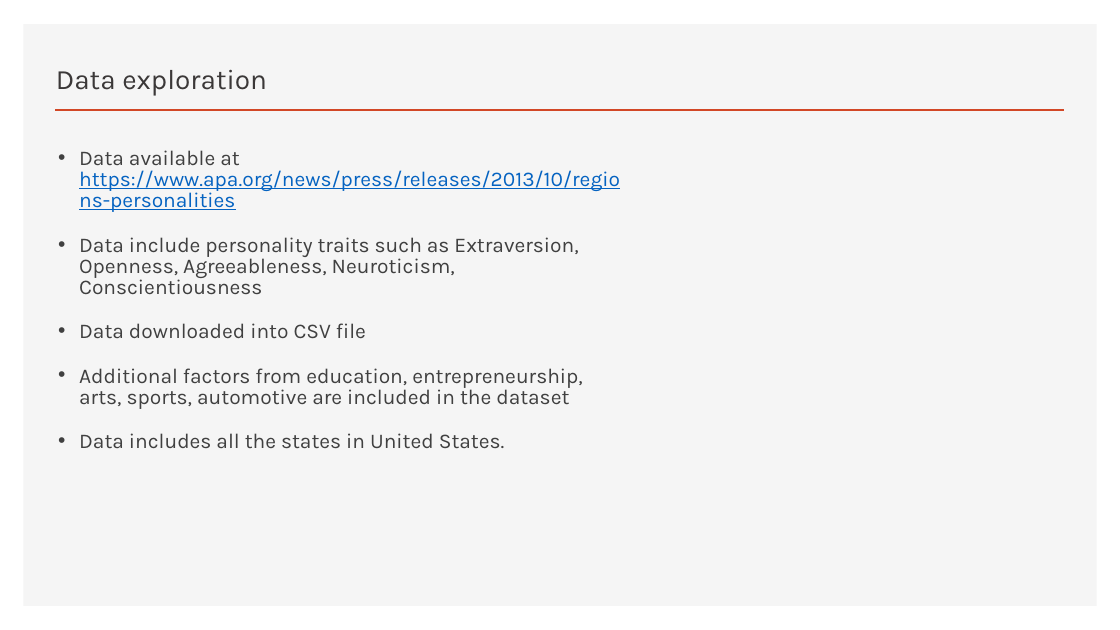
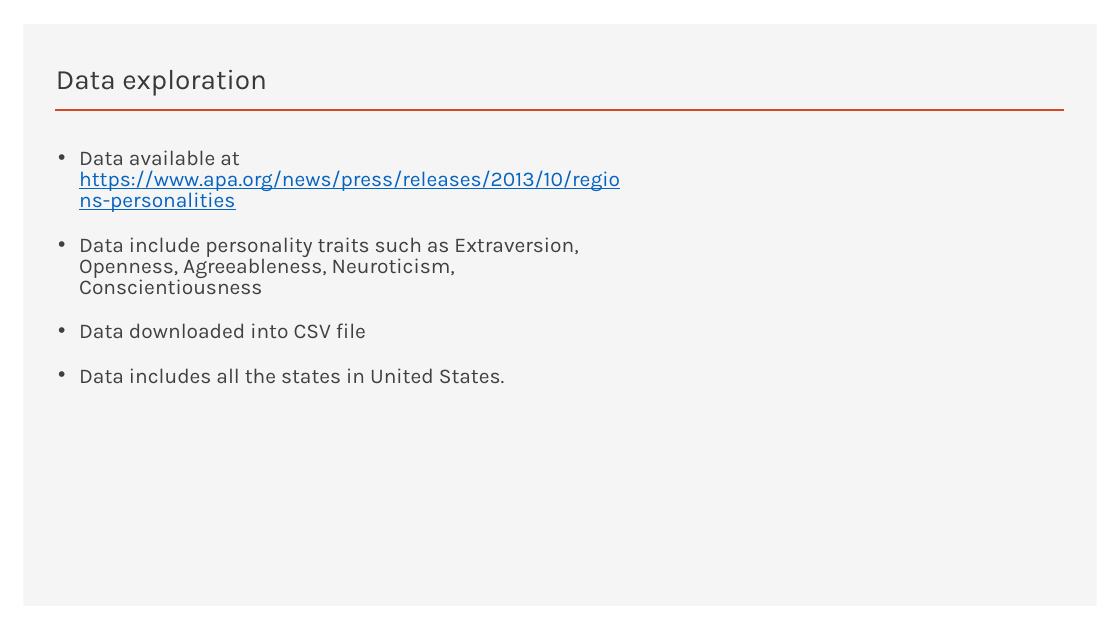
Before and after one commit to damuakula/FinalProject, a slide deck: slide 2 of PyschRegionsUS.pptx. Drawn at 1120x630 pixels with LibreOffice and Linux fonts; fonts in the diff are those of the drawing. Boxes give left, top, right and bottom in pixels: in the first picture for what was removed or moved away, otherwise in the second. Text is boxed around its words. In the diff, an @@ line names an element or a change of style, - is before the commit and + after.

```diff
--- a/PyschRegionsUS.pptx
+++ b/PyschRegionsUS.pptx
@@ text at (79, 368, 583, 409): paragraph removed @@
-• Additional factors from education, entrepreneurship, arts, sports, automotive are included in the dataset
```
Also in this commit, not shown: 8 other slides changed, 1 slide added, 2 other files.
